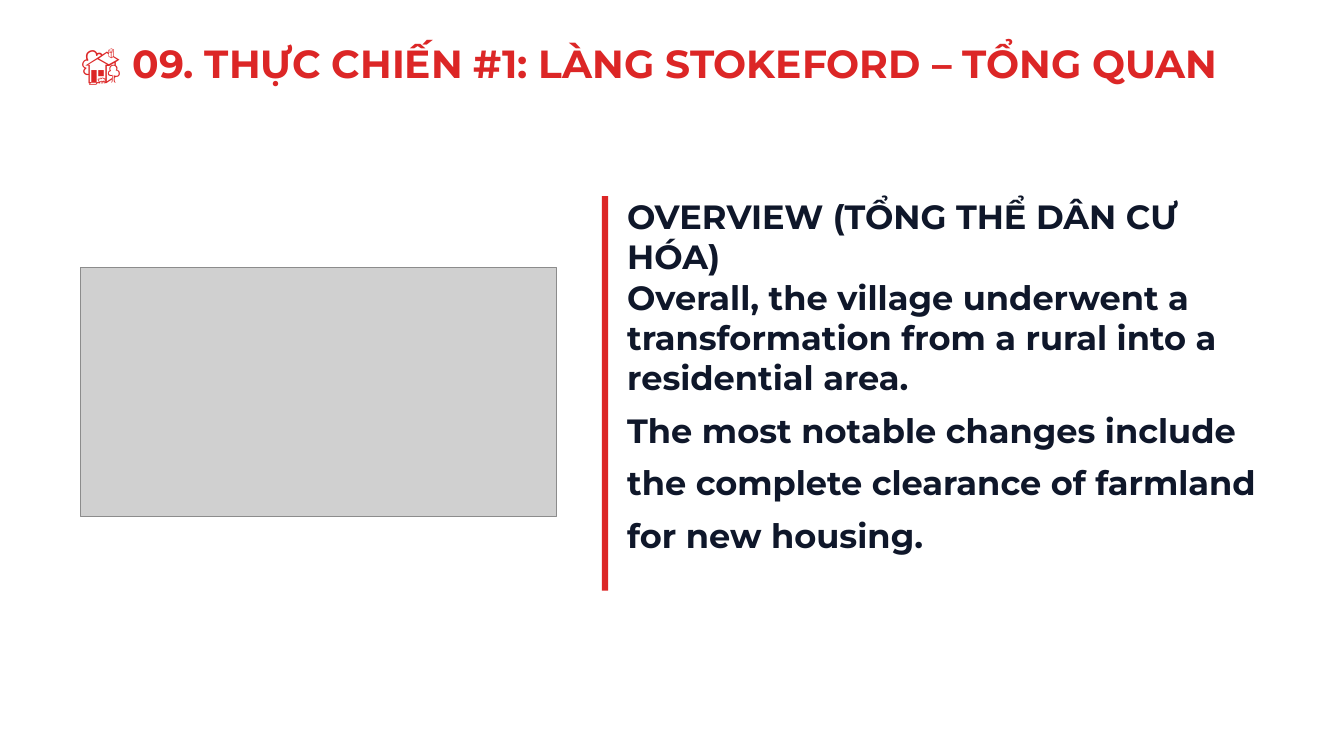
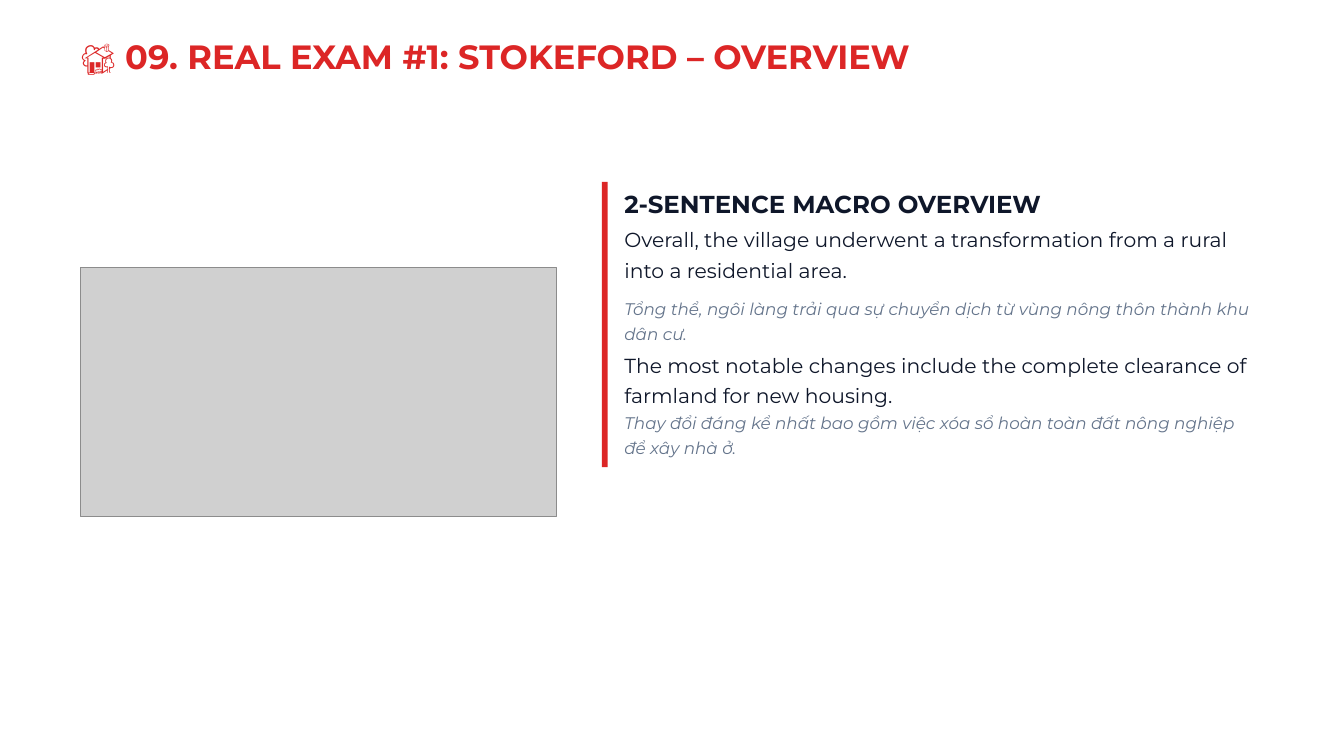
Before and after one commit to snowflake-vibing/KnowledgeLibrary, a slide deck: slide 33 of IELTS/07_YouTube_Studio/01_Slides_Writing_Task1_Map.pptx. Drawn at 1344x756 pixels with LibreOffice and Linux fonts; fonts in the diff are those of the drawing; grey boxes stand for pictures. Boxes give left, top, right and bottom in pixels: in the first picture for what was removed or moved away, otherwise in the second. Text is boxed around its words. In the diff, an @@ line names an element or a change of style, - is before the commit and + after.

```diff
--- a/IELTS/07_YouTube_Studio/01_Slides_Writing_Task1_Map.pptx
+++ b/IELTS/07_YouTube_Studio/01_Slides_Writing_Task1_Map.pptx
@@ text at <box>125,45,909,70</box>: text changed; size 28 to 24 pt @@
-🏡 09. THỰC CHIẾN #1: LÀNG STOKEFORD – TỔNG QUAN
+🏡 09. REAL EXAM #1: STOKEFORD – OVERVIEW
@@ rectangle: place and size @@
-rectangle at <box>602,196,608,591</box>
+rectangle at <box>602,182,608,468</box>
@@ text at <box>624,195,1250,458</box>: text changed; size 20 to 14.5 pt; bold off; italic off @@
-OVERVIEW (TỔNG THỂ DÂN CƯ HÓA)
-Overall, the village underwent a transformation from a rural into a residential area.
-The most notable changes include the complete clearance of farmland for new housing.
+2-SENTENCE MACRO OVERVIEW
+Overall, the village underwent a transformation from a rural into a residential area.
+Tổng thể, ngôi làng trải qua sự chuyển dịch từ vùng nông thôn thành khu dân cư.
+The most notable changes include the complete clearance of farmland for new housing.
+Thay đổi đáng kể nhất bao gồm việc xóa sổ hoàn toàn đất nông nghiệp để xây nhà ở.
```
Also in this commit, not shown: 29 other slides changed, 11 slides added, 11 slides removed, 8 other files.
